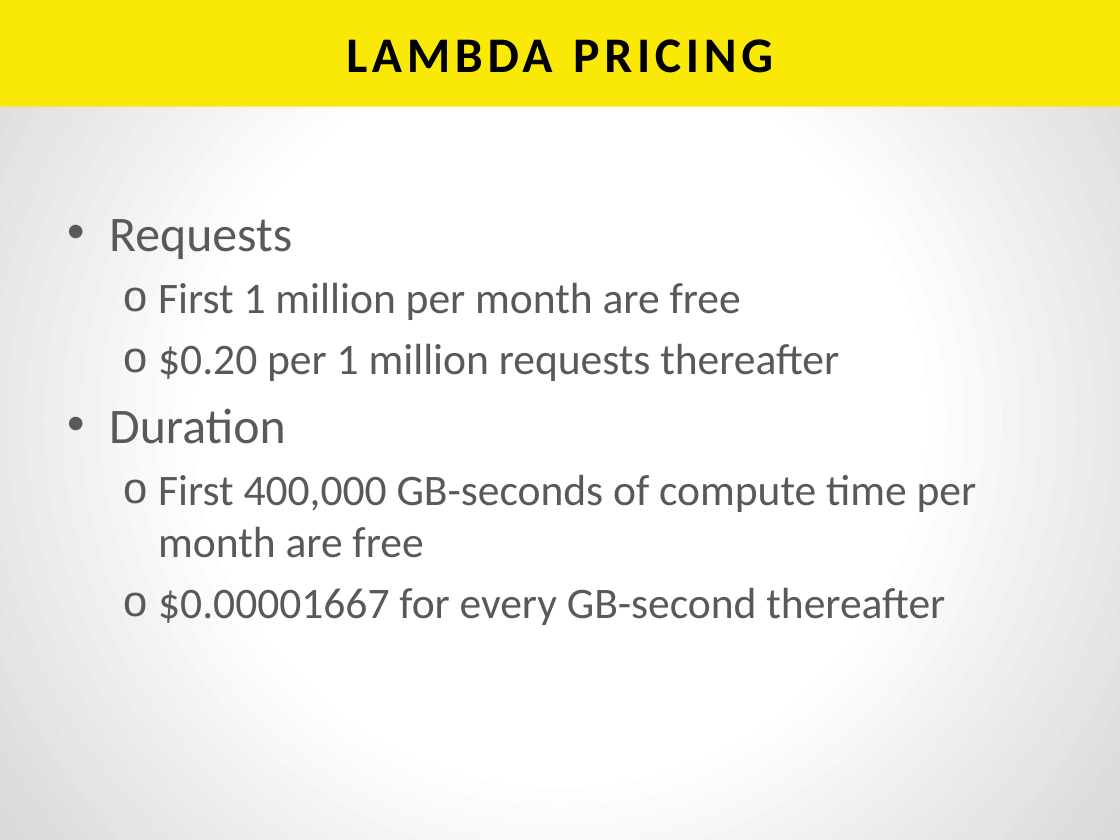
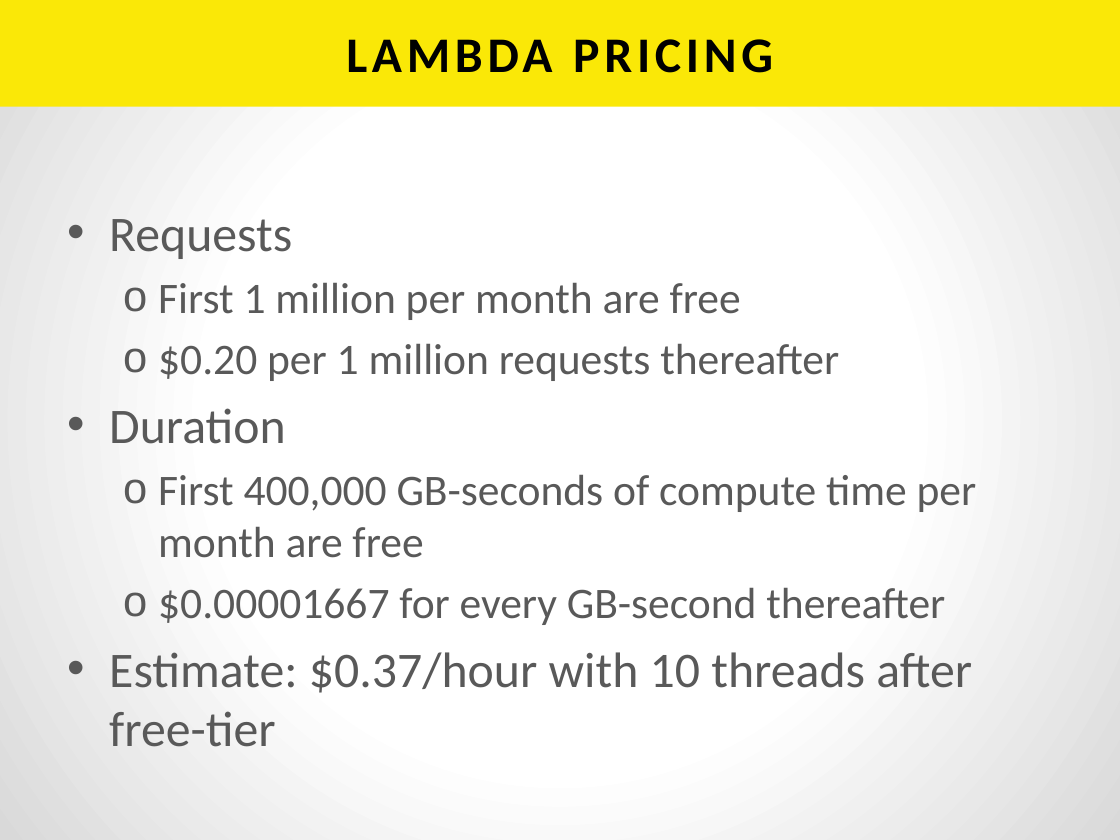
Before and after one commit to h2oai/h2o-tutorials, a slide deck: slide 19 of tutorials/aws-lambda-app/BuildingAnAppWithAWSLambda.pptx. Drawn at 1120x840 pixels with LibreOffice and Linux fonts; fonts in the diff are those of the drawing. Boxes give left, top, right and bottom in pixels: in the first picture for what was removed or moved away, otherwise in the second. Text is boxed around its words. In the diff, an @@ line names an element or a change of style, - is before the commit and + after.

```diff
--- a/tutorials/aws-lambda-app/BuildingAnAppWithAWSLambda.pptx
+++ b/tutorials/aws-lambda-app/BuildingAnAppWithAWSLambda.pptx
@@ text at (109, 652, 972, 747): paragraph added @@
+• Estimate: $0.37/hour with 10 threads after free-tier
```
Also in this commit, not shown: 1 other slide changed, 1 slide added.
